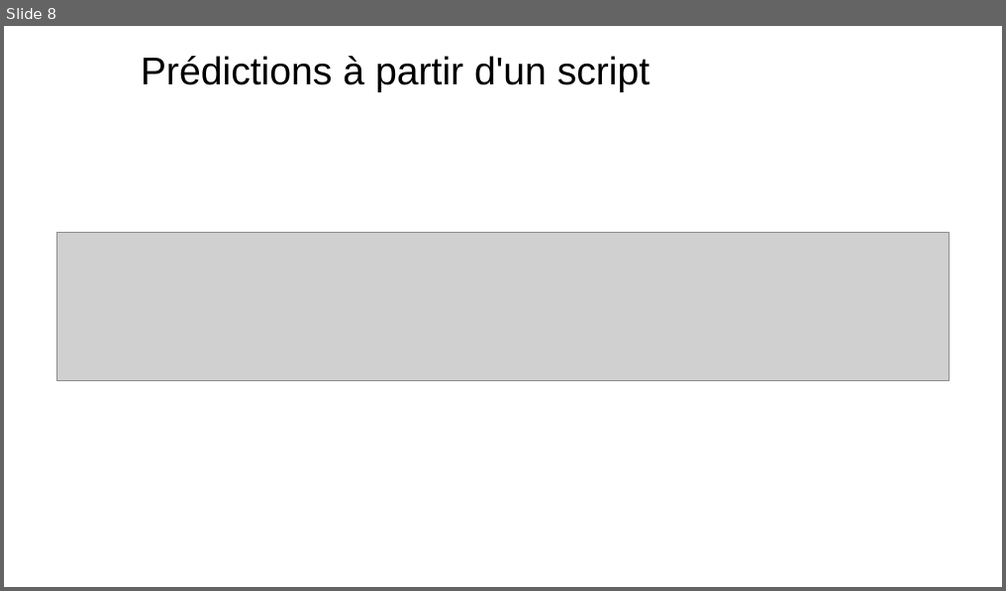
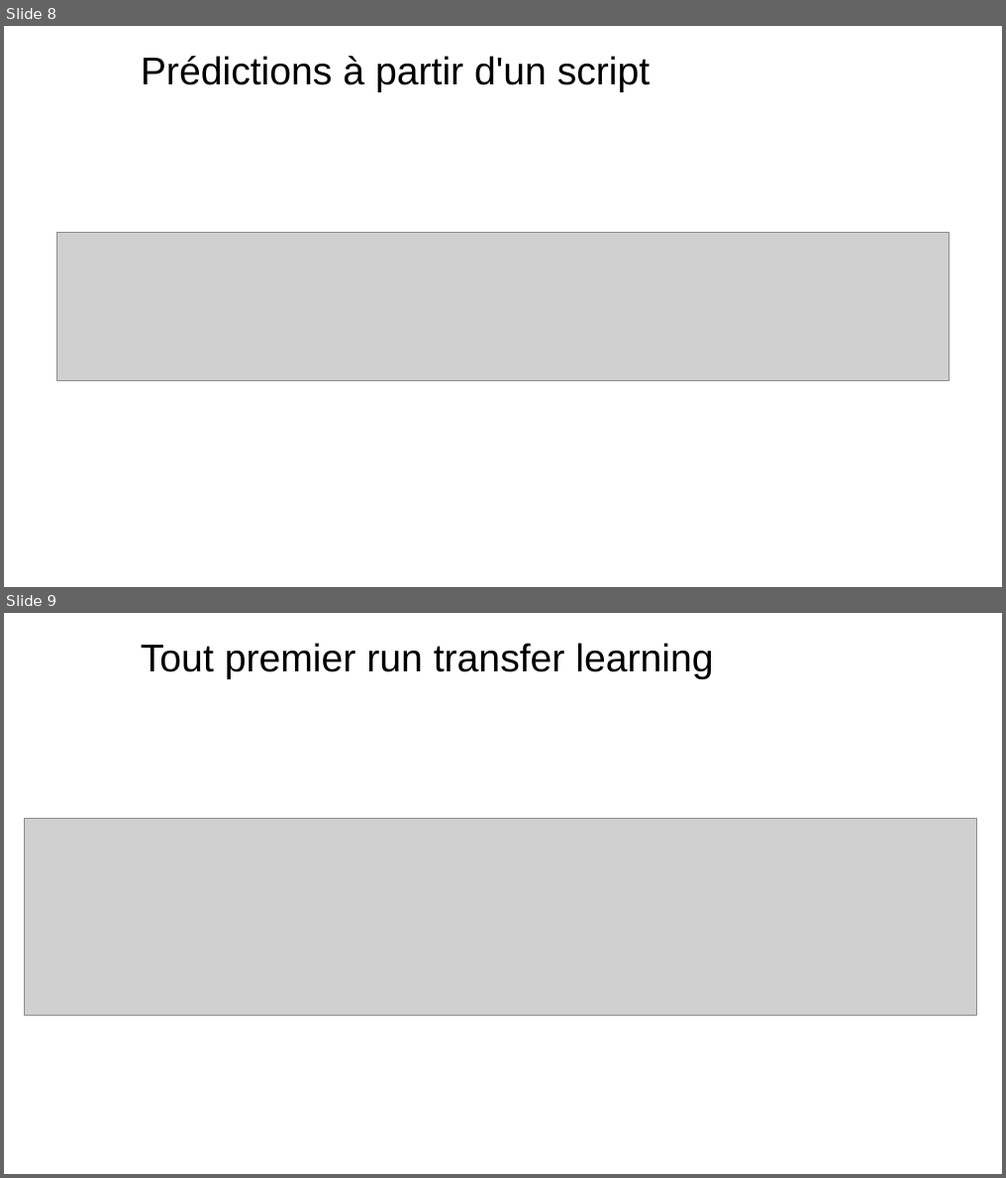
Before and after one commit to dourmiah/skincheck, a slide deck: admin/skin_project_archi_0706.pptx. Shown one above the other, each under a label of ours: slide 8 before the commit, slides 8 and 9 after it. The pictures are 1006x591 and 1006x1178 pixels, drawn with LibreOffice and Linux fonts; fonts in the diff are those of the drawing; grey boxes stand for pictures; background and template pictures are left out. Boxes give left, top, right and bottom in pixels: in the first picture for what was removed or moved away, otherwise in the second. Text is boxed around its words. In the diff, an @@ line names an element or a change of style, - is before the commit and + after.

```diff
--- a/admin/skin_project_archi_0706.pptx
+++ b/admin/skin_project_archi_0706.pptx
@@ slide 9 added at (4,613,1002,1174), background #FFFFFF @@
@@ title added at (141,643,713,679), 28 pt, text #000000 @@
+Tout premier run transfer learning
@@ picture added at (25,819,978,1015) @@
```
Also in this commit, not shown: 6 other slides added, 9 other files.
